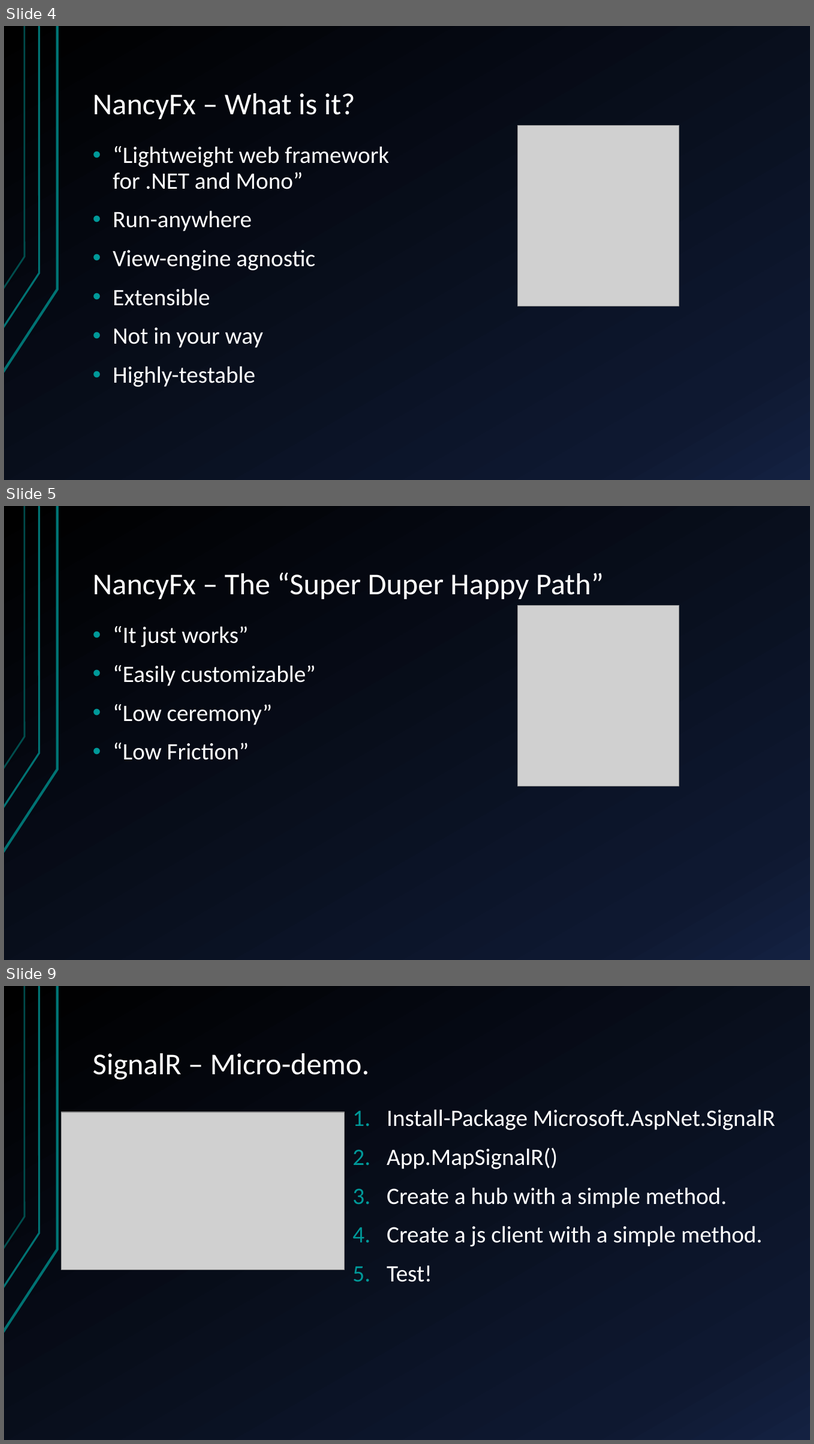
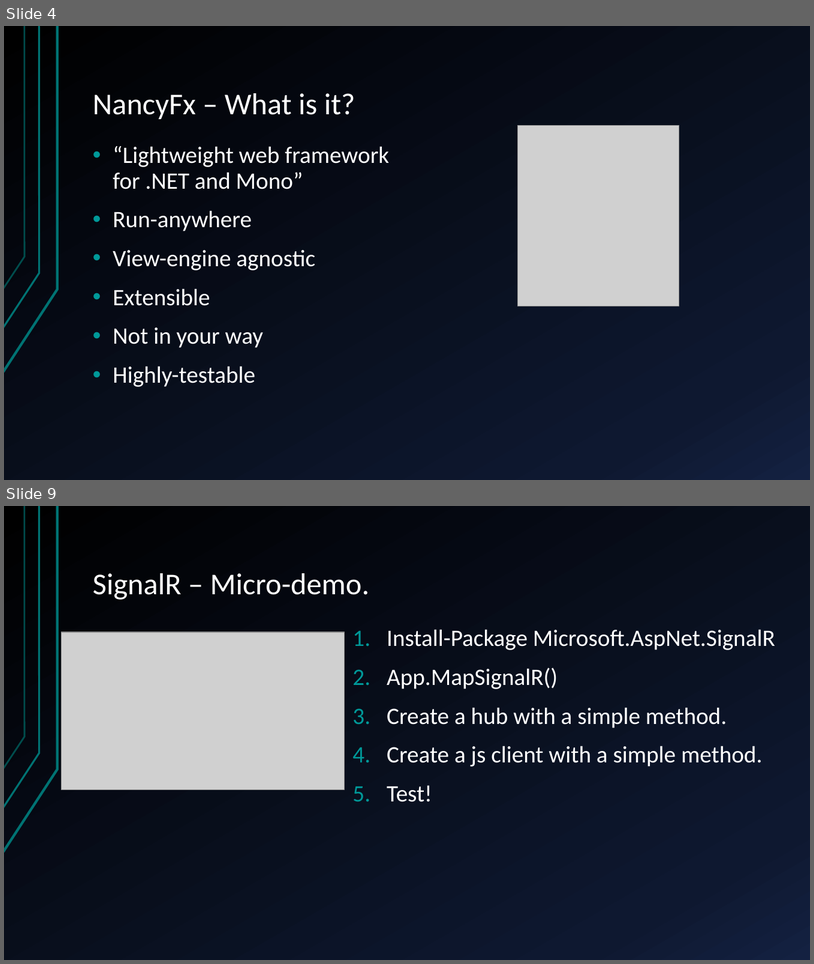
Before and after one commit to StachuDotNet/Guesstimate_talk, a slide deck: Assets/talk.pptx. Shown one above the other, each under a label of ours: slides 4, 5 and 9 before the commit, slides 4 and 9 after it; the slides between them are not shown. The pictures are 814x1444 and 814x964 pixels, drawn with LibreOffice and Linux fonts; fonts in the diff are those of the drawing; grey boxes stand for pictures. Boxes give left, top, right and bottom in pixels: in the first picture for what was removed or moved away, otherwise in the second. Text is boxed around its words. In the diff, an @@ line names an element or a change of style, - is before the commit and + after.

```diff
--- a/Assets/talk.pptx
+++ b/Assets/talk.pptx
@@ slide 5 removed at box(4, 506, 810, 960), background gradient #000000 to #0F1931 to #142242; not listed: 3 template elements that a slide beside it also shows @@
@@ title removed at box(93, 573, 604, 599) @@
-NancyFx – The “Super Duper Happy Path”
@@ picture removed at box(518, 605, 680, 786) @@
@@ text removed at box(113, 626, 316, 760) @@
-• “It just works”
-• “Easily customizable”
-• “Low ceremony”
-• “Low Friction”
```
Also in this commit, not shown: 8 slides changed, 2 slides added, 2 other slides removed, 5 other files.
